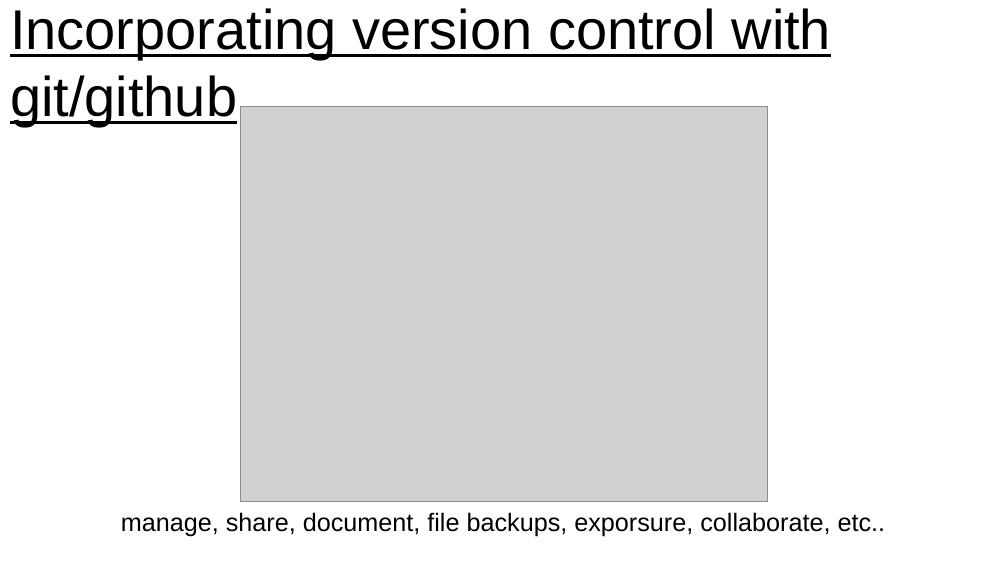
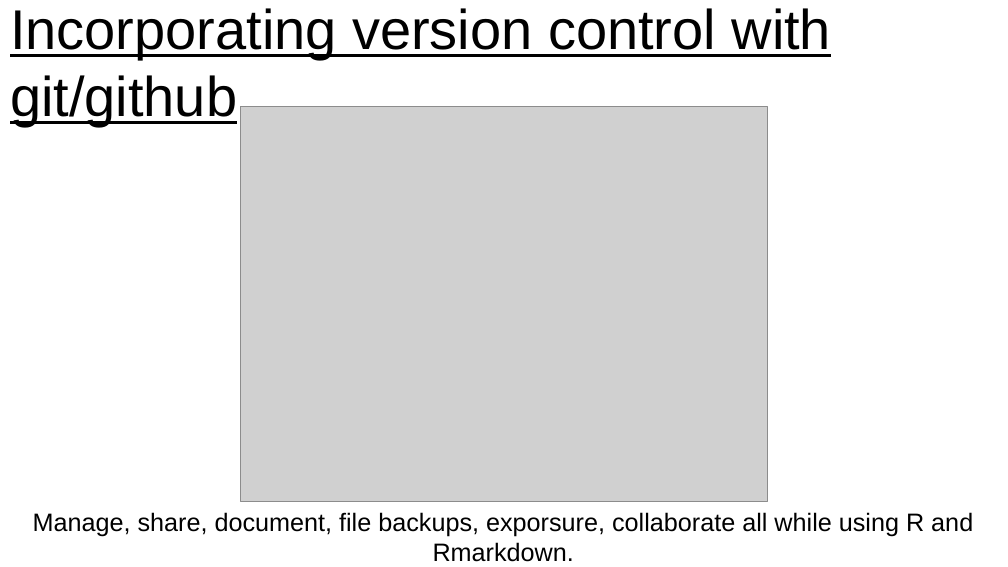
Before and after one commit to jennahamlin/GiGte, a slide deck: slide 13 of GiGte.pptx. Drawn at 1008x567 pixels with LibreOffice and Linux fonts; fonts in the diff are those of the drawing; grey boxes stand for pictures. Boxes give left, top, right and bottom in pixels: in the first picture for what was removed or moved away, otherwise in the second. Text is boxed around its words. In the diff, an @@ line names an element or a change of style, - is before the commit and + after.

```diff
--- a/GiGte.pptx
+++ b/GiGte.pptx
@@ text at [33,512,973,562]: text changed @@
-manage, share, document, file backups, exporsure, collaborate, etc..
+Manage, share, document, file backups, exporsure, collaborate all while using R and Rmarkdown.
```
Also in this commit, not shown: 10 other slides changed, 4 slides added, 1 other file.
